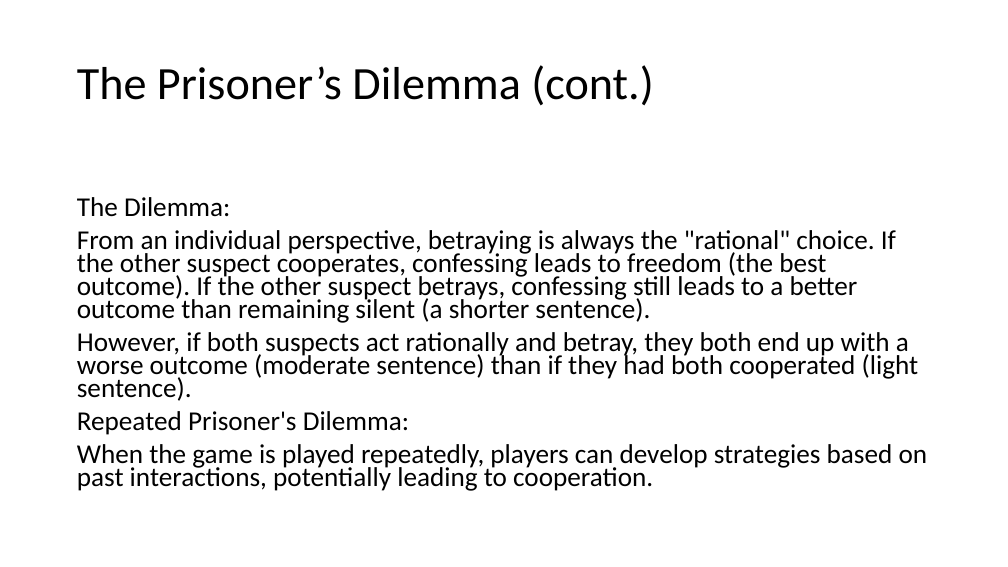
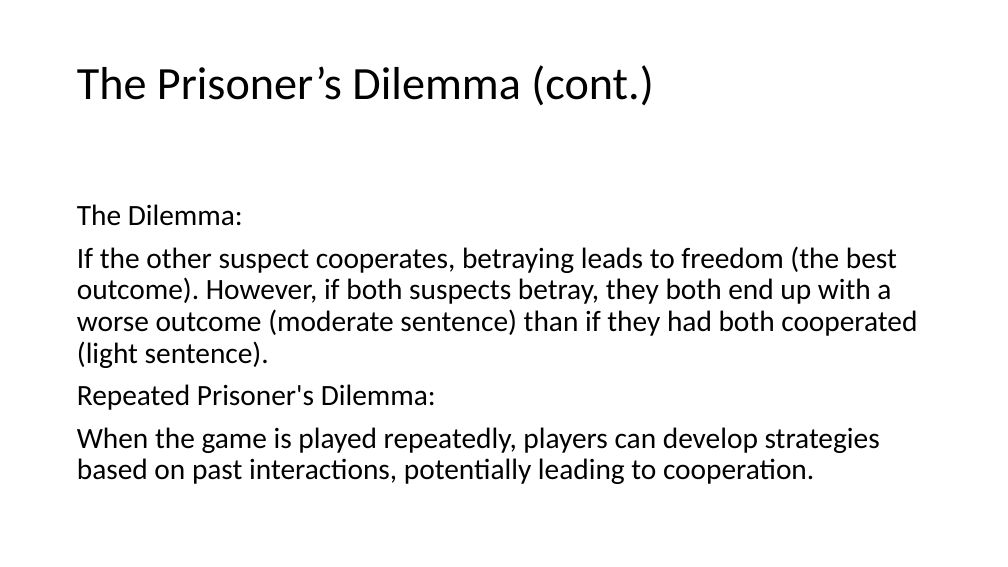
Before and after one commit to dialectek/Nimbus, a slide deck: slide 4 of doc/Dilemma.pptx. Drawn at 1008x567 pixels with LibreOffice and Linux fonts; fonts in the diff are those of the drawing. Boxes give left, top, right and bottom in pixels: in the first picture for what was removed or moved away, otherwise in the second. Text is boxed around its words. In the diff, an @@ line names an element or a change of style, - is before the commit and + after.

```diff
--- a/doc/Dilemma.pptx
+++ b/doc/Dilemma.pptx
@@ text at (77,204,880,484): size 25.9 to 28 pt in "The Dilemma:", "Repeated Prisoner's Dilemma:", "When the game is played repeatedly, players ..."; line spacing 0.7 to 0.9 @@
@@ text at (77,246,917,368): text changed; size 25.9 to 28 pt @@
-From an individual perspective, betraying is always the "rational" choice. If the other suspect cooperates, confessing leads to freedom (the best outcome). If the other suspect betrays, confessing still leads to a better outcome than remaining silent (a shorter sentence).
-However, if both suspects act rationally and betray, they both end up with a worse outcome (moderate sentence) than if they had both cooperated (light sentence).
+If the other suspect cooperates, betraying leads to freedom (the best outcome). However, if both suspects betray, they both end up with a worse outcome (moderate sentence) than if they had both cooperated (light sentence).
```
Also in this commit, not shown: 1 other slide changed, 2 other files.
